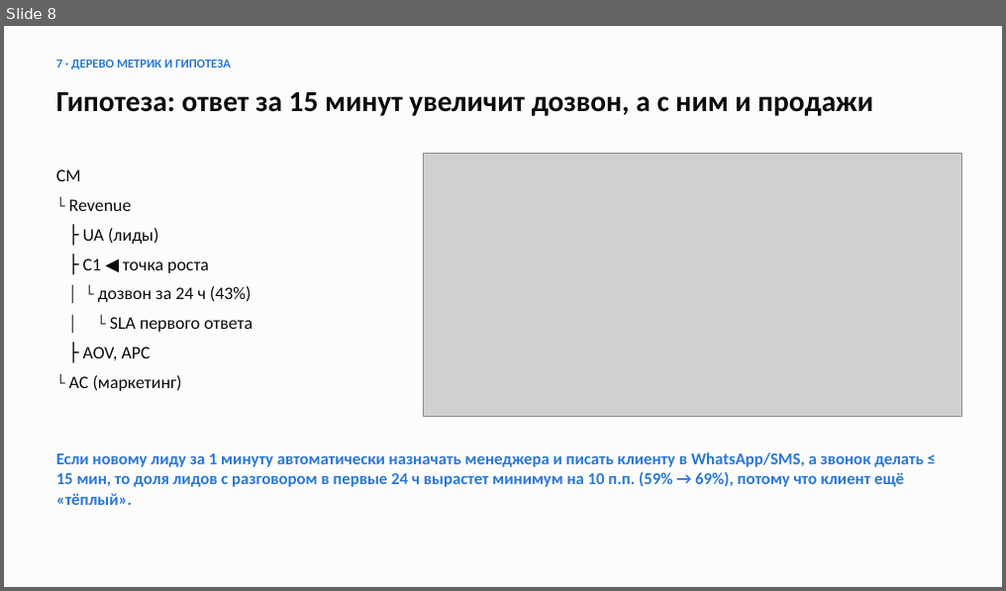
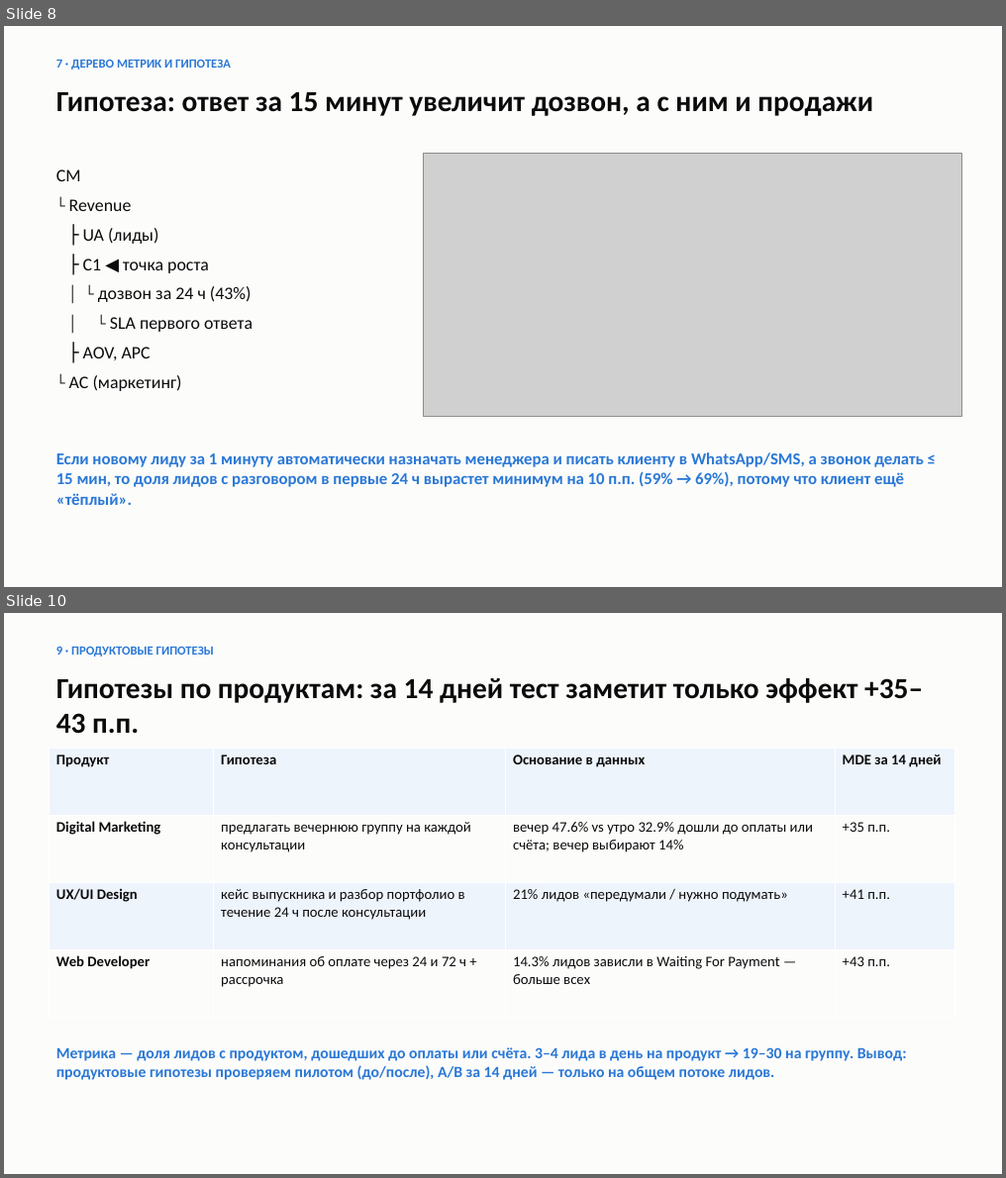
Before and after one commit to yerkovskayuliia-pixel/data-analytics-portfolio, a slide deck: python-crm-analysis/reports/presentation.pptx. Shown one above the other, each under a label of ours: slide 8 before the commit, slides 8 and 10 after it; the slides between them are not shown. The pictures are 1006x591 and 1006x1178 pixels, drawn with LibreOffice and Linux fonts; fonts in the diff are those of the drawing; grey boxes stand for pictures. Boxes give left, top, right and bottom in pixels: in the first picture for what was removed or moved away, otherwise in the second. Text is boxed around its words. In the diff, an @@ line names an element or a change of style, - is before the commit and + after.

Commit message:
CRM project: fixed 14-day A/B design and product hypotheses
Per the course review: the A/B test is design only (no experiment data),
so the simulated result is removed. The duration is fixed at 14 days and
the MDE is derived from it (+8.4 pp vs the expected +10 pp). New section
6 adds one hypothesis per product with its 14-day MDE (+35-43 pp at
3-4 leads a day), showing product-level tests are not feasible in two
weeks. Deck, README, case study and Q&A updated.

```diff
--- a/python-crm-analysis/reports/presentation.pptx
+++ b/python-crm-analysis/reports/presentation.pptx
@@ slide 10 added at (4,613,1002,1174), background #FCFCFB @@
@@ text added at (56,646,214,657), 12 pt, text #2A78D6, bold @@
+9 · ПРОДУКТОВЫЕ ГИПОТЕЗЫ
@@ text added at (56,678,923,734), 28 pt, text #0B0B0B, bold @@
+Гипотезы по продуктам: за 14 дней тест заметит только эффект +35–43 п.п.
@@ table added at (49,748,954,1017), 4 rows, 4 columns @@
+Продукт | Гипотеза | Основание в данных | MDE за 14 дней
+Digital Marketing | предлагать вечернюю группу на каждой консультации | вечер 47.6% vs утро 32.9% дошли до оплаты или счёта; вечер выбирают 14% | +35 п.п.
+UX/UI Design | кейс выпускника и разбор портфолио в течение 24 ч после консультации | 21% лидов «передумали / нужно подумать» | +41 п.п.
+Web Developer | напоминания об оплате через 24 и 72 ч + рассрочка | 14.3% лидов зависли в Waiting For Payment — больше всех | +43 п.п.
@@ text added at (56,1048,907,1080), 15 pt, text #2A78D6, bold @@
+Метрика — доля лидов с продуктом, дошедших до оплаты или счёта. 3–4 лида в день на продукт → 19–30 на группу. Вывод: продуктовые гипотезы проверяем пилотом (до/после), A/B за 14 дней — только на общем потоке лидов.
```
Also in this commit, not shown: 2 slides changed, 10 other files.
